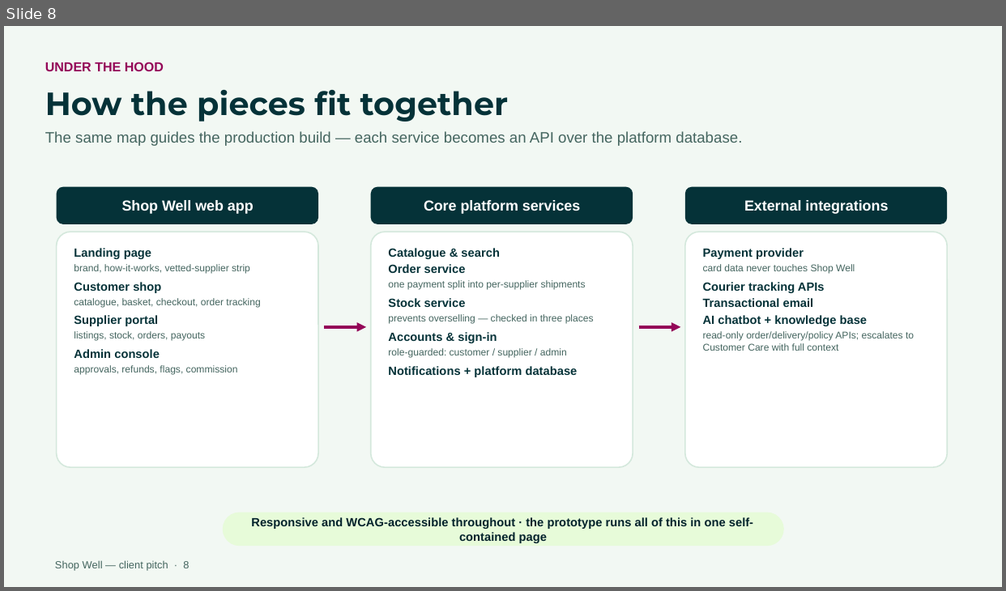
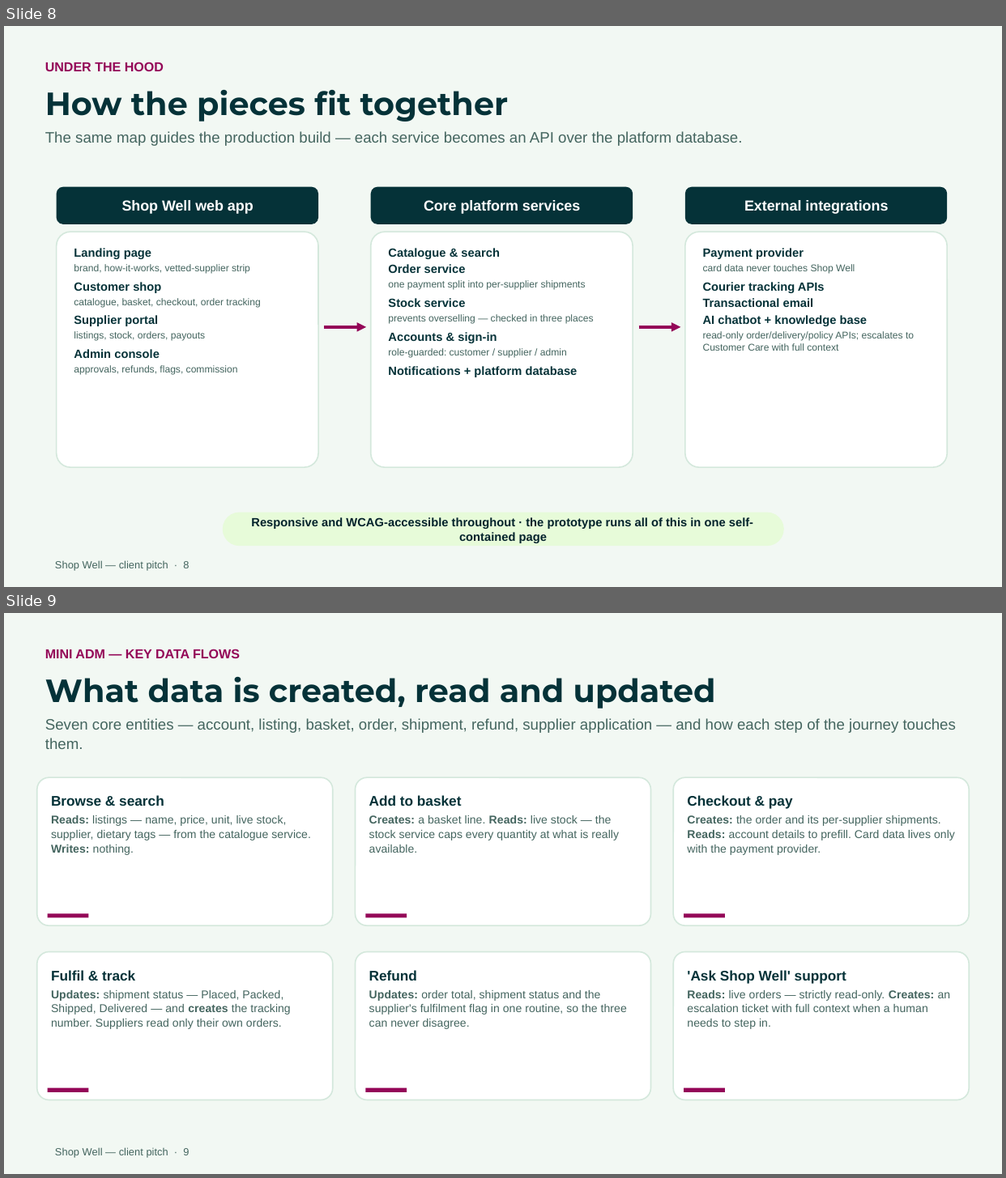
Before and after one commit to George-Pulickan/shopwell, a slide deck: pitch/ShopWell-Pitch.pptx. Shown one above the other, each under a label of ours: slide 8 before the commit, slides 8 and 9 after it. The pictures are 1006x591 and 1006x1178 pixels, drawn with LibreOffice and Linux fonts; fonts in the diff are those of the drawing. Boxes give left, top, right and bottom in pixels: in the first picture for what was removed or moved away, otherwise in the second. Text is boxed around its words. In the diff, an @@ line names an element or a change of style, - is before the commit and + after.

```diff
--- a/pitch/ShopWell-Pitch.pptx
+++ b/pitch/ShopWell-Pitch.pptx
@@ slide 9 added at <box>4,613,1002,1174</box>, background #000000 @@
@@ rectangle added at <box>4,613,1002,1174</box>, fill #F2F8F3 @@
@@ text added at <box>45,649,956,749</box>, 10.9 pt, text #44655F @@
+MINI ADM — KEY DATA FLOWS
+What data is created, read and updated
+Seven core entities — account, listing, basket, order, shipment, refund, supplier application — and how each step of the journey touches them.
@@ rounded rectangle added at <box>37,777,332,926</box>, fill #FFFFFF, outline #D4E8DC 0.94 pt, 8.2 pt, text #44655F @@
+Browse & search
+Reads: listings — name, price, unit, live stock, supplier, dietary tags — from the catalogue service. Writes: nothing.
@@ rounded rectangle added at <box>356,777,650,926</box>, fill #FFFFFF, outline #D4E8DC 0.94 pt, 8.2 pt, text #44655F @@
+Add to basket
+Creates: a basket line. Reads: live stock — the stock service caps every quantity at what is really available.
@@ rounded rectangle added at <box>674,777,969,926</box>, fill #FFFFFF, outline #D4E8DC 0.94 pt, 8.2 pt, text #44655F @@
+Checkout & pay
+Creates: the order and its per-supplier shipments. Reads: account details to prefill. Card data lives only with the payment provider.
@@ rectangle added at <box>48,914,89,918</box>, fill #940758 @@
@@ rectangle added at <box>365,914,406,918</box>, fill #940758 @@
@@ rectangle added at <box>684,914,725,918</box>, fill #940758 @@
@@ rounded rectangle added at <box>37,952,332,1101</box>, fill #FFFFFF, outline #D4E8DC 0.94 pt, 8.2 pt, text #44655F @@
+Fulfil & track
+Updates: shipment status — Placed, Packed, Shipped, Delivered — and creates the tracking number. Suppliers read only their own orders.
@@ rounded rectangle added at <box>356,952,650,1101</box>, fill #FFFFFF, outline #D4E8DC 0.94 pt, 8.2 pt, text #44655F @@
+Refund
+Updates: order total, shipment status and the supplier's fulfilment flag in one routine, so the three can never disagree.
@@ rounded rectangle added at <box>674,952,969,1101</box>, fill #FFFFFF, outline #D4E8DC 0.94 pt, 8.2 pt, text #44655F @@
+'Ask Shop Well' support
+Reads: live orders — strictly read-only. Creates: an escalation ticket with full context when a human needs to step in.
@@ rectangle added at <box>48,1088,89,1092</box>, fill #940758 @@
@@ rectangle added at <box>365,1088,406,1092</box>, fill #940758 @@
@@ rectangle added at <box>684,1088,725,1092</box>, fill #940758 @@
@@ text added at <box>55,1148,189,1158</box>, 7.5 pt, text #44655F @@
+Shop Well — client pitch · 9
```
Also in this commit, not shown: 9 slides changed, 1 other slide added.
